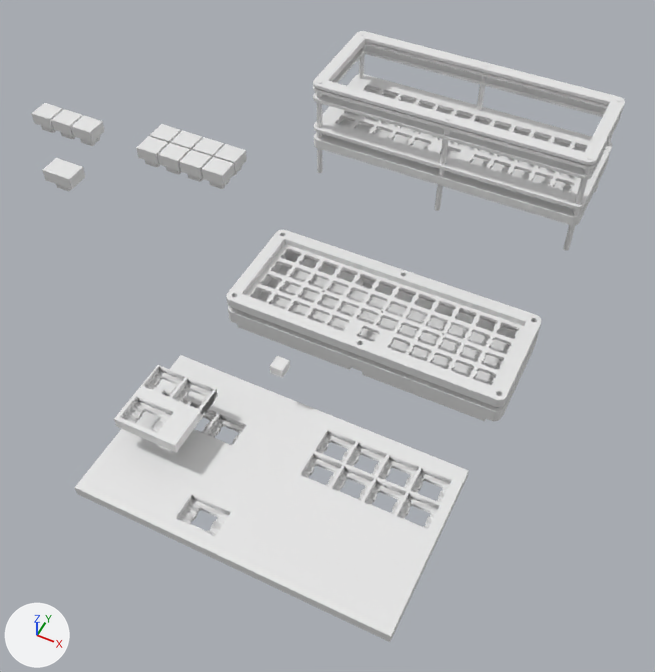
Before and after pictures for a commit that changed the Blender file keybox/keybox.blend.
Rendered twice from a 50 mm camera at (200.0, -327.0, 502.0) aimed at (-35.0, 143.0, -86.0). Lighting does not change. The marker at lower left points along +X, +Y and +Z.

The scene before the commit, as lines of its bpy script (objects in view):
```python
me_circle_004 = bpy.data.meshes.new('Circle.004')
me_circle_004.from_pydata(...)  # 486 vertices, 269 faces; spans x -129.0..128.0, y -52.0..51.0, z 6.0..9.0
me_cube = bpy.data.meshes.new('Cube')
me_cube.from_pydata(...)  # a box spanning x -2244.0..2244.0, y -1551.0..982.0, z -1351.0..-1191.0
me_cube_002 = bpy.data.meshes.new('Cube.002')
me_cube_002.from_pydata(...)  # 221 vertices, 178 faces; spans x -2120.0..-1175.0, y -698.0..336.0, z -1351.0..-1191.0
me_curve_041 = bpy.data.meshes.new('Curve.041')
me_curve_041.from_pydata(...)  # 768 vertices, 649 faces; spans x 184.0..420.0, y 3.0..121.0, z -21.0..101.0
ob_circle_006 = bpy.data.objects.new('Circle.006', me_circle_004)
ob_circle_006.location = (0.0, 349.0, 41.0)
ob_cube = bpy.data.objects.new('Cube', me_cube)
ob_cube.location = (0.0, 0.0, 0.0)
ob_cube.scale = (0.0563, 0.0563, 0.0563)
_m = ob_cube.modifiers.new('Boolean', 'BOOLEAN')
_m.object = ob_curve_010
_m.solver = 'FLOAT'
ob_cube_001 = bpy.data.objects.new('Cube.001', me_cube_002)
ob_cube_001.location = (0.0, 0.0, 30.0)
ob_cube_001.scale = (0.0563, 0.0563, 0.0563)
ob_curve_010 = bpy.data.objects.new('Curve.010', me_curve_041)
ob_curve_010.location = (-302.0, -79.0, -61.0)
ob_curve_010.hide_set(True)
# also in view: 'Planck V2 Top' at (0.0, 180.0, -72.0); 'Circle.004' at (0.0, 349.0, 33.0); 'Curve.025' at (-360.0, 205.0, -71.0); 'Planck V2 Bot' at (0.0, 180.0, -92.0); 'Circle.002' at (0.0, 349.0, -14.0)
```
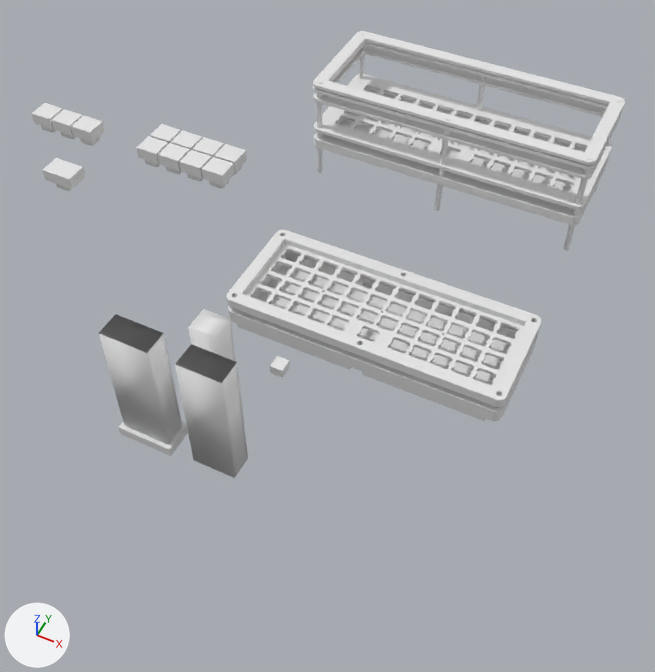
Commit message: Continued implementing Keybox

Location of each change, (x1, y1, x2, y2) in pixels of the pictures (655 x 672 px; the box of a moved part takes in the faces that stretch with it):
'Cube', mesh rescaled, reshaped
    before: (75, 355, 469, 642)
    after: (118, 421, 188, 456)
'Curve.010', shown
    after: (99, 309, 248, 478)
'Cube.001', deleted
    before: (114, 365, 218, 453)
part 2 of me_curve_041, deleted
    before: (161, 390, 452, 536)
part 3 of me_curve_041, moved or reshaped
    before: (190, 402, 246, 446)
    after: (99, 309, 248, 478)

The change, as a diff of the scene's bpy script:
```diff
--- a/keybox/keybox.blend.py
+++ b/keybox/keybox.blend.py
@@ me_cube @@
 me_cube.from_pydata(...)  # 8 vertices, 6 faces; spans x -2244.0..2244.0, y -1551.0..982.0, z -1351.0..-1191.0
 # used by ob_cube; location = (0.0, 0.0, 0.0); scale = (0.0563, 0.0563, 0.0563)
+# me_cube part 1: the whole mesh is scaled about its middle by (0.184, 0.186, 1), then moved by (-1884.0, 18.0, 0.0)
@@ me_curve_041 @@
 # used by ob_curve_010; location = (-302.0, -79.0, -61.0)
-me_curve_041.from_pydata(...)  # 768 vertices, 649 faces; spans x 184.0..420.0, y 3.0..121.0, z -21.0..101.0
+me_curve_041.from_pydata(...)  # 192 vertices, 164 faces; spans x 176.0..274.0, y 54.0..106.0, z -15.0..101.0
+# me_curve_041 part 2: 10 loose pieces with 640 vertices, spanning x 184.0..420.0, y 3.0..121.0, z -21.0..101.0, are deleted
+# me_curve_041 part 3: 128 vertices removed from x 210.0..260.0, y 75.0..97.0, z -21.0..101.0; 192 vertices added at x 176.0..274.0, y 54.0..106.0, z -15.0..101.0
@@ ob_cube_001 @@
-ob_cube_001 = bpy.data.objects.new('Cube.001', me_cube_002)
-ob_cube_001.location = (0.0, 0.0, 30.0)
-ob_cube_001.scale = (0.0563, 0.0563, 0.0563)
@@ ob_curve_010 @@
 ob_curve_010.location = (-302.0, -79.0, -61.0)
-ob_curve_010.hide_set(True)
```
